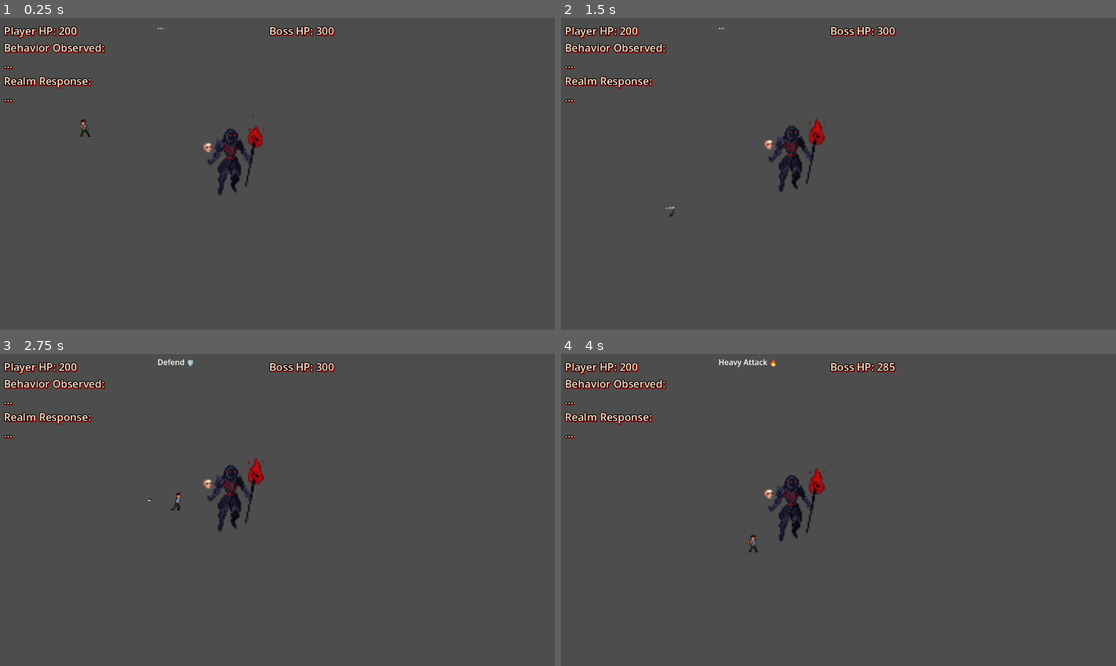
Above: before the commit, frames 1-4 (two rows, left to right).
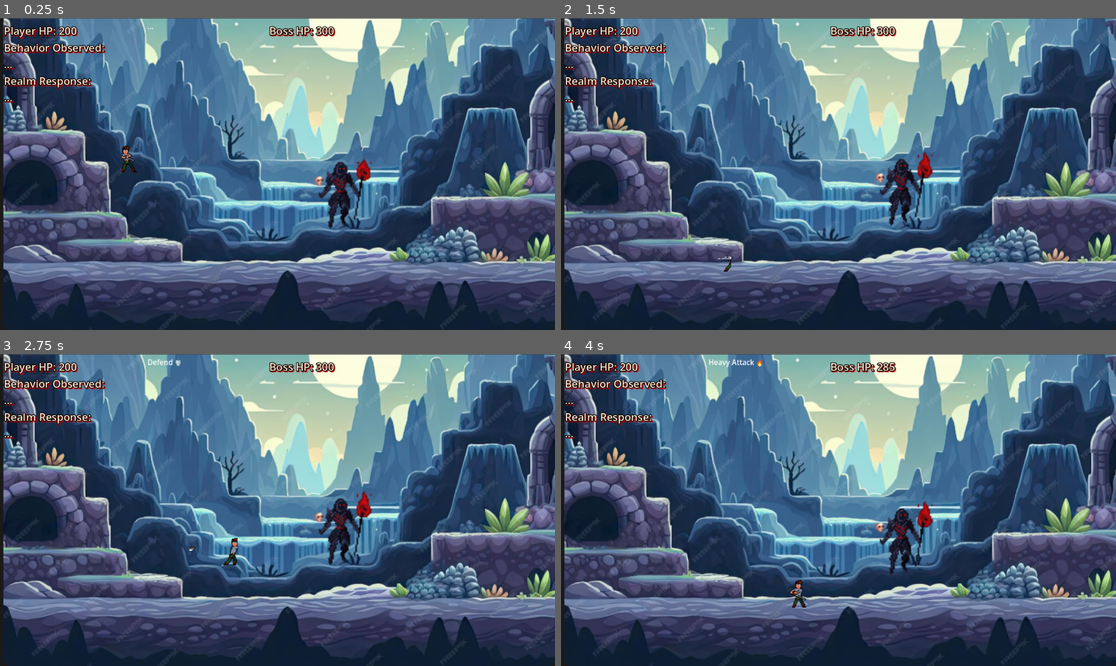
Above: after the commit, the same moments.

Repository: OyeArnav-18/antara-game1
Game: Godot game, scene res://main.tscn
The game is run twice, just before and just after one commit, with the same random seed, the same clock (stepped at 60 frames per second) and the same inputs.
Inputs (mouse positions are in pixels of both pictures, inside the frame that each line leads up to):
- Up to frame 1 (0.25 s): no input
- Up to frame 2 (1.5 s): click (561, 21) at 0.52 s; click (561, 21) at 1.27 s
- Up to frame 3 (2.75 s): tap Enter (ui_accept) at 2 s; hold D (move_right) from 2.03 s (still down); tap K (defend) at 2.1 s; tap W (jump) at 2.27 s
- Up to frame 4 (4 s): tap L (dodge) at 2.85 s; tap W (jump) at 3.02 s; release D (move_right) at 3.53 s; hold A (move_left) from 3.53 s (still down); tap I (heavy_attack) at 3.6 s

The runs differ from the first frame. In frame 1, 95% of the frame differs, in the area x 0-100%, y 0-100%; in frame 2, 95%; in frame 3, 95%; in frame 4, 95%.

Commit message:
Background scenery and final touches

Diff:
--- a/main.tscn
+++ b/main.tscn
@@ -2,6 +2,7 @@
 
 [ext_resource type="Script" uid="uid://cwmomdn6k50p3" path="res://player.gd" id="1_0xm2m"]
 [ext_resource type="Script" uid="uid://dwqi8jic7f03c" path="res://main.gd" id="1_h2yge"]
+[ext_resource type="Texture2D" uid="uid://bsjh6xefu3qvv" path="res://Screenshot 2026-03-28 152213.png" id="2_272bh"]
 [ext_resource type="Texture2D" uid="uid://ch2i0l17qctk5" path="res://Character-Attack-1.png" id="3_7mycd"]
 [ext_resource type="Script" uid="uid://cy40odn2spunb" path="res://boss.gd" id="4_1bvp3"]
 [ext_resource type="Texture2D" uid="uid://dc0wla6juu1tl" path="res://Necromancer_creativekind-Sheet.png" id="4_lquwl"]
@@ -15,22 +16,33 @@
 
 [node name="Main" type="Control" unique_id=1045685342]
 layout_mode = 3
-anchors_preset = 15
-anchor_right = 1.0
-anchor_bottom = 1.0
+anchor_right = 0.9990001
+anchor_bottom = 0.998
 offset_left = 8.0
 offset_top = 11.0
-offset_right = 8.0
-offset_bottom = 11.0
+offset_right = 80.01318
+offset_bottom = 0.29595947
 grow_horizontal = 2
 grow_vertical = 2
+scale = Vector2(0.93469316, 1)
 script = ExtResource("1_h2yge")
 
+[node name="TextureRect" type="TextureRect" parent="." unique_id=1846769763]
+layout_mode = 0
+offset_left = -10.698697
+offset_top = -10.0
+offset_right = 1175.675
+offset_bottom = 640.0
+scale = Vector2(1.0433806, 1)
+texture = ExtResource("2_272bh")
+
 [node name="Player" type="CharacterBody2D" parent="." unique_id=558095455]
+position = Vector2(84.519714, 91)
 script = ExtResource("1_0xm2m")
 
 [node name="Sprite2D" type="Sprite2D" parent="Player" unique_id=141643797]
-position = Vector2(193, 187)
+position = Vector2(231.09187, 153)
+scale = Vector2(1.5954863, 1.546875)
 texture = ExtResource("3_7mycd")
 hframes = 10
 
@@ -42,7 +54,7 @@
 position = Vector2(-1, 9)
 
 [node name="CollisionShape2D" type="CollisionShape2D" parent="Ground" unique_id=1839233817]
-position = Vector2(704, 291)
+position = Vector2(671.80835, 422)
 shape = SubResource("RectangleShape2D_h2yge")
 
 [node name="ActionLabel" type="Label" parent="." unique_id=20746433]
@@ -56,7 +68,7 @@
 [node name="HTTPRequest" type="HTTPRequest" parent="." unique_id=1540569754]
 
 [node name="Boss" type="Sprite2D" parent="." unique_id=1336209796]
-position = Vector2(468, 214)
+position = Vector2(744.6294, 283)
 scale = Vector2(3, 3)
 texture = ExtResource("4_lquwl")
 hframes = 17
@@ -96,6 +108,10 @@
 text = "Realm Response:
 ..."
 
+[node name="StartButton" type="Button" parent="CanvasLayer" unique_id=1215208081]
+offset_right = 8.0
+offset_bottom = 8.0
+
 [node name="HTTPRequest2" type="HTTPRequest" parent="." unique_id=1250729276]
 
 [node name="BrightDataHTTP" type="HTTPRequest" parent="." unique_id=884657274]
Binary file added: Screenshot 2026-03-28 152213.png
Not shown, added: Screenshot 2026-03-28 152213.png.import
